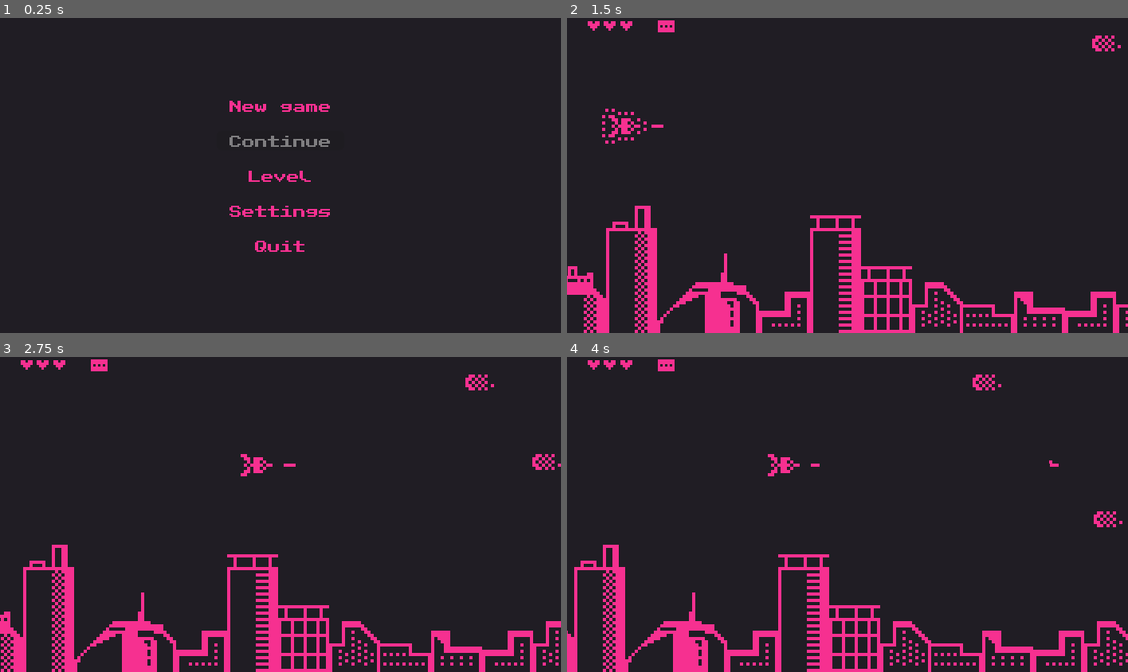
Above: before the commit, frames 1-4 (two rows, left to right).
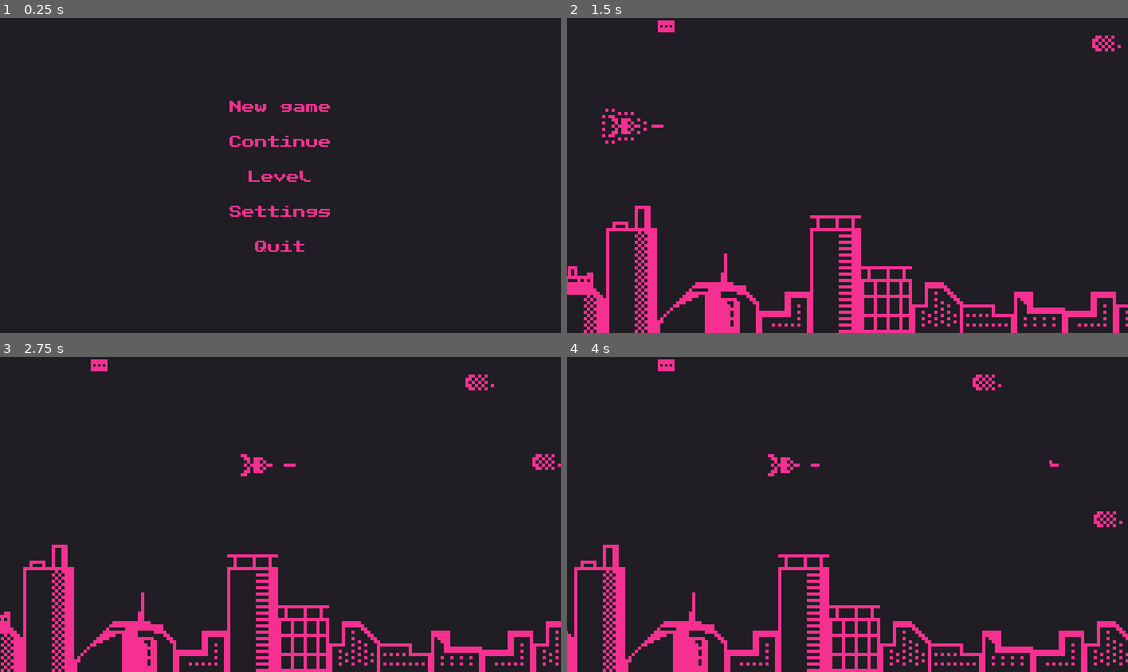
Above: after the commit, the same moments.

Repository: victor-romero-martinez/space-umpact
Game: Godot game, scene res://control/main_menu.tscn
Two runs of this game, one before a commit and one after it. Both use one fixed random seed, a clock stepped at 60 frames per second and the inputs below.
Inputs:
- Up to frame 1 (0.25 s): no input
- Up to frame 2 (1.5 s): click "New game" at 0.5 s; tap Enter (ui_accept) at 1.25 s; hold Right (ui_right) from 1.28 s (still down); tap B (change_weapon) at 1.35 s
- Up to frame 3 (2.75 s): keep holding Right (ui_right); tap Enter (ui_accept) at 1.52, 2.27 s; tap B (change_weapon) at 2.1 s
- Up to frame 4 (4 s): release Right (ui_right) at 2.78 s; hold Left (ui_left) 2.78-3.53 s; tap B (change_weapon) at 2.85, 3.6 s; hold Right (ui_right) from 3.53 s (still down); tap Enter (ui_accept) at 3.77 s

The runs differ from the first frame. In frame 1, 0.3% of the frame differs, in the area x 40-59%, y 37-41%; in frame 2, 0.1%; in frame 3, 0.1%; in frame 4, 0.1%.
Error before the commit: Invalid access to property or key 'theme' on a base object of type 'Dictionary'. (res://scripts/control/main_menu.gd:16)
Error after the commit: Invalid access to property or key 'level' on a base object of type 'Dictionary'. (res://scripts/control/main_menu.gd:8)

Commit message:
refact: gama data

Diff:
--- a/global/global.gd
+++ b/global/global.gd
@@ -8,10 +8,8 @@
 	}
 
 var screen_size: Vector2
-var current_level: int = 1
 
 var game_data: Dictionary
-var player_heart: int = 3
 var player_arsenal: Array[String] = ['bullet']
 
 var defeated_boss: bool = false
@@ -68,7 +66,5 @@
 	if error == OK:
 		var data = json.data
 		game_data = data
-		current_level = data.level
-		player_heart = data.heart
 	else :
 		push_error('Unexpected data')
--- a/scripts/control/main_menu.gd
+++ b/scripts/control/main_menu.gd
@@ -5,7 +5,7 @@
 
 
 func _ready():
-	if global.current_level > 1:
+	if global.game_data.level > 1:
 		%ContinueBtn.disabled = false
 	else:
 		%ContinueBtn.disabled = true
@@ -24,8 +24,8 @@
 
 
 func _on_continue_pressed():
-	if global.current_level:
-		get_tree().change_scene_to_file("res://scenes/level_%d.tscn" %global.current_level)
+	if global.game_data.level:
+		get_tree().change_scene_to_file("res://scenes/level_%d.tscn" %global.game_data.level)
 	else:
 		%ContinueBtn.disabled = true
 
--- a/scripts/utils/hud_heart.gd
+++ b/scripts/utils/hud_heart.gd
@@ -9,7 +9,7 @@
 
 
 func _ready():
-	for h in global.player_heart:
+	for h in global.game_data.heart:
 		var heart = Sprite2D.new()
 		heart.texture = img
 		heart.position.x = position.x + 10.0 * h
@@ -23,5 +23,5 @@
 
 
 func _on_player_hit():
-	global.player_heart -= 1
+	global.game_data.heart -= 1
 	_remove_heart()
--- a/scripts/utils/level_settings.gd
+++ b/scripts/utils/level_settings.gd
@@ -7,16 +7,16 @@
 
 func _ready():
 	# level settings
-	global.current_level = self.name.split('-')[-1].to_int()
+	global.game_data.level = self.name.split('-')[-1].to_int()
 
-	if not global.current_level:
+	if not global.game_data.level:
 		push_error('Make sure the node is named as follows Node-1')
 
 	connect('tree_exited', _on_tree_exited)
 
 
 func _process(_delta):
-	if global.player_heart == 0: _lose_scene()
+	if global.game_data.heart == 0: _lose_scene()
 	if Input.is_action_just_pressed('ui_pause'): _pause_menu()
 	# call after hiding player
 	if global.hidden_player: _next_level()
@@ -31,7 +31,7 @@
 
 func _next_level():
 	_restore_global_var()
-	var next_value = global.current_level + 1
+	var next_value = global.game_data.level + 1
 	var next_level = 'res://scenes/level_%d.tscn' %next_value
 
 	if FileAccess.file_exists(next_level):
@@ -42,7 +42,7 @@
 
 
 func _lose_scene():
-	global.player_heart = global.DEFAULT_SETTINGS.heart
+	global.game_data.heart = global.DEFAULT_SETTINGS.heart
 	_restore_global_var()
 	get_tree().change_scene_to_file("res://control/dead_menu.tscn")
 
